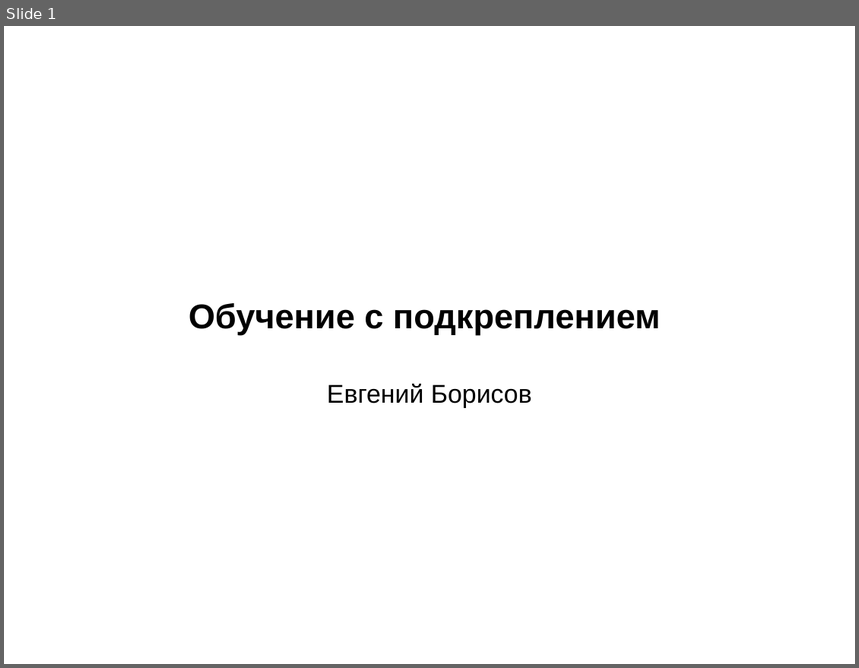
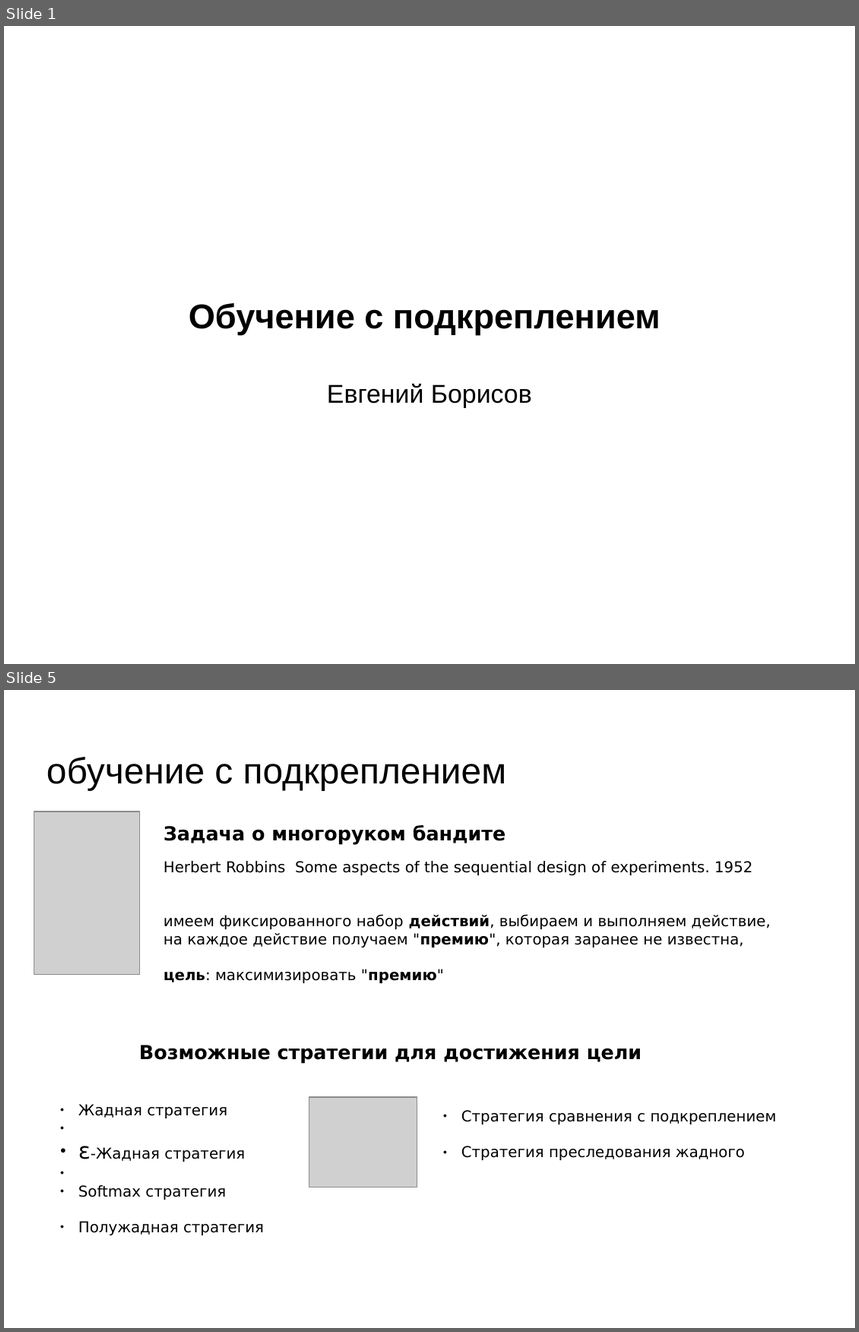
Before and after one commit to mechanoid5/ml_lectorium_legacy, a slide deck: 34-reinforcement-learning.odp. Shown one above the other, each under a label of ours: slide 1 before the commit, slides 1 and 5 after it; the slides between them are not shown. The pictures are 859x668 and 859x1332 pixels, drawn with LibreOffice and Linux fonts; fonts in the diff are those of the drawing; grey boxes stand for pictures; background and template pictures are left out. Boxes give left, top, right and bottom in pixels: in the first picture for what was removed or moved away, otherwise in the second. Text is boxed around its words. In the diff, an @@ line names an element or a change of style, - is before the commit and + after.

```diff
--- a/34-reinforcement-learning.odp
+++ b/34-reinforcement-learning.odp
@@ slide 5 added at box(4, 690, 855, 1328), background picture (left out) @@
@@ title added at box(47, 757, 507, 790), 33.9 pt, text #000000 @@
+обучение с подкреплением
@@ picture added at box(34, 812, 140, 974) @@
@@ text added at box(164, 825, 771, 983), 14 pt, text #000000 @@
+Задача о многоруком бандите
+Herbert Robbins Some aspects of the sequential design of experiments. 1952
+имеем фиксированного набор действий, выбираем и выполняем действие,
+на каждое действие получаем "премию", которая заранее не известна,
+цель: максимизировать "премию"
@@ text added at box(139, 1045, 642, 1064), 18 pt, text #000000, bold @@
+Возможные стратегии для достижения цели
@@ picture added at box(309, 1098, 417, 1188) @@
@@ text added at box(78, 1104, 264, 1236), 14 pt, text #000000 @@
+● Жадная стратегия
+● ε-Жадная стратегия
+● Softmax стратегия
+● Полужадная стратегия
@@ text added at box(462, 1110, 777, 1160), 14 pt, text #000000 @@
+● Стратегия сравнения с подкреплением
+● Стратегия преследования жадного
```
Also in this commit, not shown: 3 slides changed, 8 other slides added, 3 slides removed.
